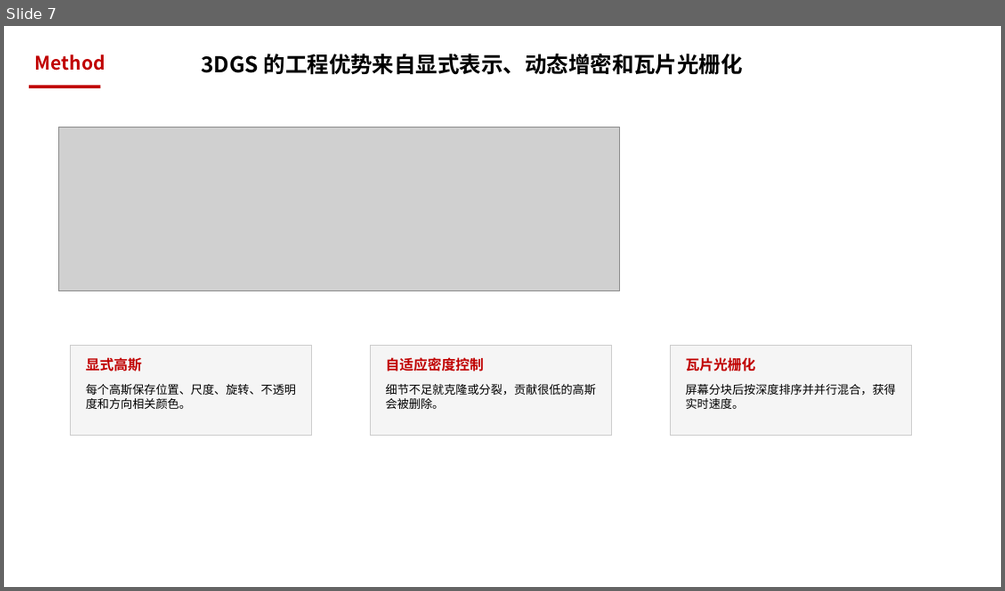
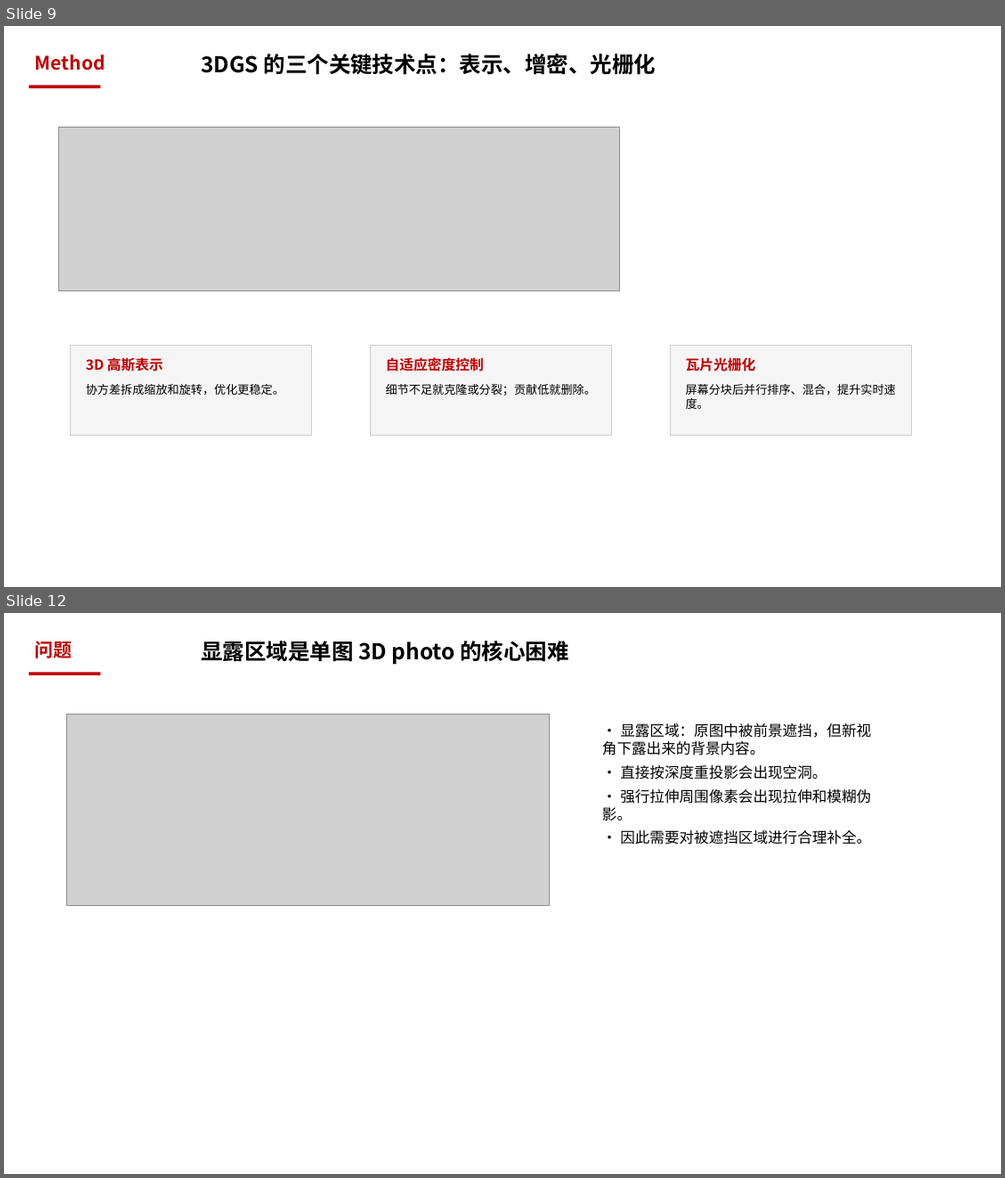
Before and after one commit to mengmcy1/gastric-cbm, a slide deck: 汇报/论文总结7.10_NeRF与3DGS_基础汇报.pptx. Shown one above the other, each under a label of ours: slide 7 before the commit, slides 9 and 12 after it; the slides between them are not shown. The pictures are 1005x591 and 1005x1178 pixels, drawn with LibreOffice and Linux fonts; fonts in the diff are those of the drawing; grey boxes stand for pictures. Boxes give left, top, right and bottom in pixels: in the first picture for what was removed or moved away, otherwise in the second. Text is boxed around its words. In the diff, an @@ line names an element or a change of style, - is before the commit and + after.

```diff
--- a/汇报/论文总结7.10_NeRF与3DGS_基础汇报.pptx
+++ b/汇报/论文总结7.10_NeRF与3DGS_基础汇报.pptx
@@ slide 12 added at (4, 613, 1001, 1174), background #FFFFFF @@
@@ text added at (35, 641, 73, 658), 24 pt, text #C00000, bold @@
+问题
@@ text added at (201, 641, 568, 665), 28 pt, text #000000, bold @@
+显露区域是单图 3D photo 的核心困难
@@ rectangle added at (29, 673, 100, 676), fill #C00000 @@
@@ picture added at (66, 714, 549, 905) @@
@@ text added at (602, 723, 871, 844), 19 pt, text #000000 @@
+• 显露区域：原图中被前景遮挡，但新视角下露出来的背景内容。
+• 直接按深度重投影会出现空洞。
+• 强行拉伸周围像素会出现拉伸和模糊伪影。
+• 因此需要对被遮挡区域进行合理补全。
@@ what was slide 7 is now slide 9 @@
@@ slide 9 changed as well @@
@@ text at (201, 54, 655, 75): text changed @@
-3DGS 的工程优势来自显式表示、动态增密和瓦片光栅化
+3DGS 的三个关键技术点：表示、增密、光栅化
@@ text at (86, 357, 163, 371): text changed @@
-显式高斯
+3D 高斯表示
@@ text at (86, 384, 284, 394): text changed @@
-每个高斯保存位置、尺度、旋转、不透明度和方向相关颜色。
+协方差拆成缩放和旋转，优化更稳定。
@@ text at (386, 384, 596, 395): text changed @@
-细节不足就克隆或分裂，贡献很低的高斯会被删除。
+细节不足就克隆或分裂；贡献低就删除。
@@ text at (686, 384, 896, 409): text changed @@
-屏幕分块后按深度排序并并行混合，获得实时速度。
+屏幕分块后并行排序、混合，提升实时速度。
```
Also in this commit, not shown: 1 other slide changed, 14 other slides added, 8 slides removed, 15 other files.
